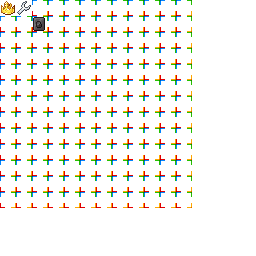
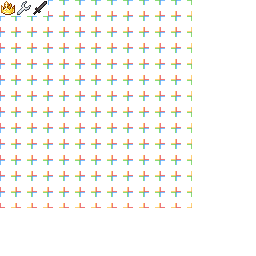
Layer changes from the first 256 x 256 image to the second:
hid "skin_card_metalic_netherite" over [left=33, top=17, right=45, bottom=31]
renamed "Layer 2" to "metallic_netherite", painted on it over [left=33, top=1, right=47, bottom=15]
added layer "metallic_gold" above "da grid that gets decreased and finally deleted over time" over [left=2, top=2, right=14, bottom=14]
added layer "da grid that gets decreased and finally deleted over time" above "da grid" over [left=0, top=0, right=192, bottom=208]
renamed "Layer 1" to "da grid", hid it, painted on it over [left=0, top=0, right=192, bottom=208]
